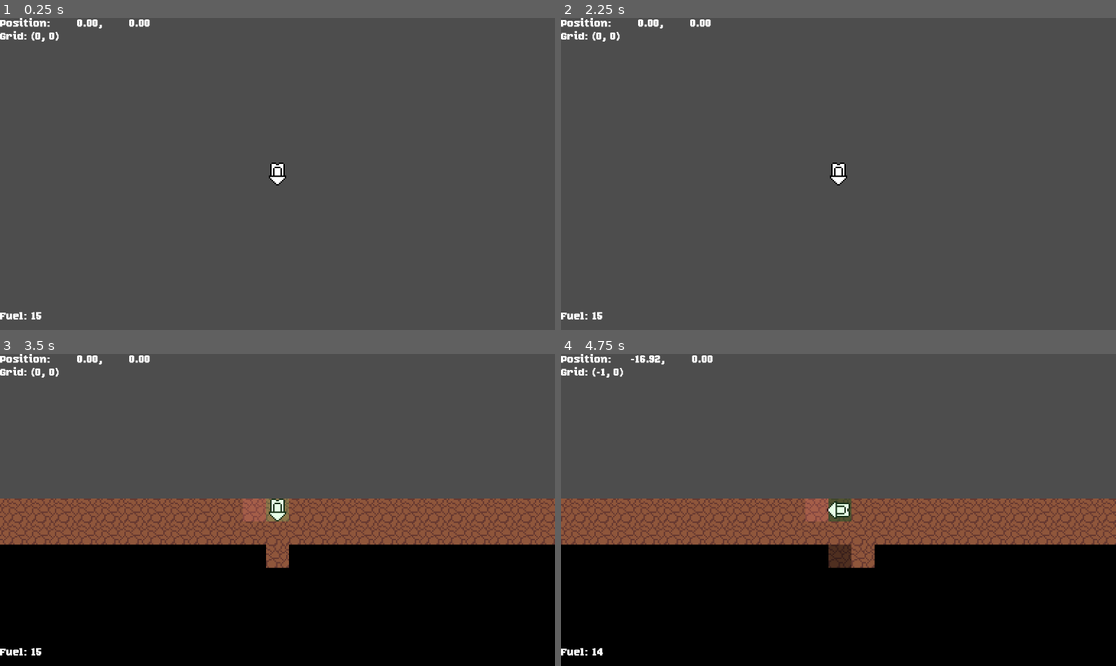
Above: before the commit, frames 1-4 (two rows, left to right).
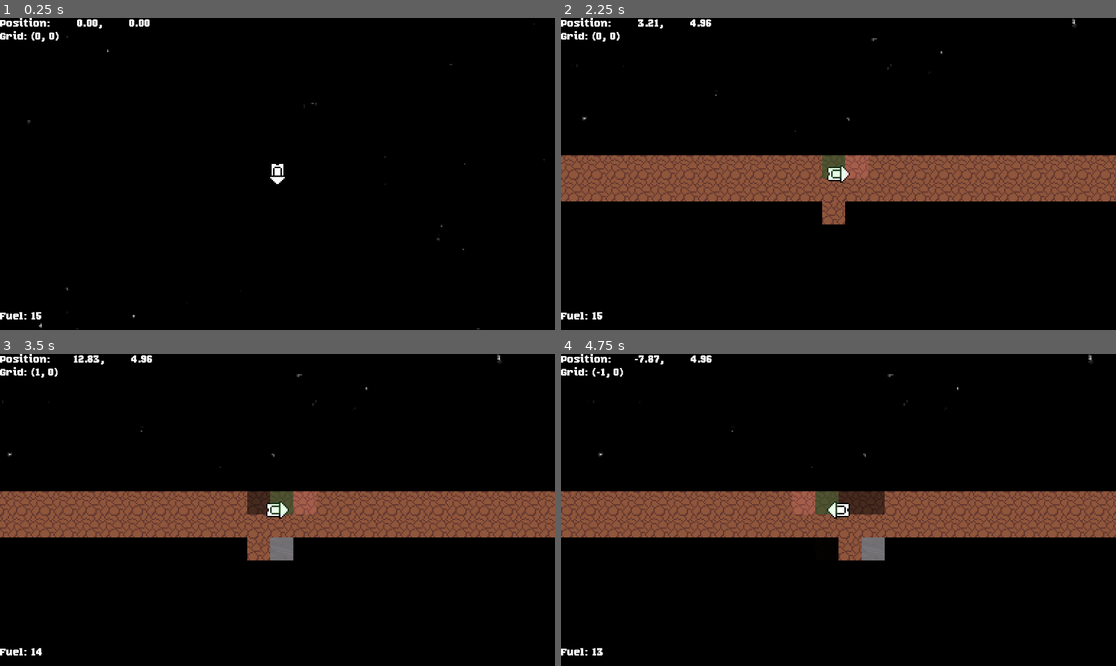
Above: after the commit, the same moments.

Repository: CoolGabrijel/excavator2
Game: Godot game, scene res://scenes/main.tscn
The game is run twice, just before and just after one commit, with the same random seed, the same clock (stepped at 60 frames per second) and the same inputs.
Inputs:
- Up to frame 1 (0.25 s): no input
- Up to frame 2 (2.25 s): tap Enter at 0.5 s; hold D (Right) 0.53-1.28 s; hold S (Down) 1.28-2.03 s; hold D (Right) from 2.03 s (still down)
- Up to frame 3 (3.5 s): release D (Right) at 2.78 s; hold W (Up) from 2.78 s (still down)
- Up to frame 4 (4.75 s): release W (Up) at 3.53 s; hold A (Left) from 3.53 s (still down)

The runs differ from the first frame. In frame 1, 99% of the frame differs, in the area x 0-100%, y 0-100%; in frame 2, 100%; in frame 3, 54%; in frame 4, 54%.

Commit message:
Improved Iron Gen and Intro

Diff:
--- a/components/player.tscn
+++ b/components/player.tscn
@@ -21,9 +21,12 @@
 
 [sub_resource type="ParticleProcessMaterial" id="ParticleProcessMaterial_5odhx"]
 particle_flag_disable_z = true
+emission_shape = 3
+emission_box_extents = Vector3(1, 0, 1)
 direction = Vector3(0, -1, 0)
+spread = 50.0
 initial_velocity_min = 10.0
-initial_velocity_max = 10.0
+initial_velocity_max = 13.0
 gravity = Vector3(0, 9.8, 0)
 color = Color(1, 1, 0, 1)
 color_ramp = SubResource("GradientTexture1D_0lm1f")
--- a/ores/Diamond.tres
+++ b/ores/Diamond.tres
@@ -9,7 +9,7 @@
 
 [sub_resource type="FastNoiseLite" id="FastNoiseLite_vnwuv"]
 noise_type = 0
-seed = 1890653277
+seed = 1555754379
 frequency = 0.4833
 
 [sub_resource type="NoiseTexture2D" id="NoiseTexture2D_22uan"]
--- a/ores/Emerald.tres
+++ b/ores/Emerald.tres
@@ -9,7 +9,7 @@
 
 [sub_resource type="FastNoiseLite" id="FastNoiseLite_ud7q6"]
 noise_type = 2
-seed = 2083851678
+seed = -1017824945
 frequency = 0.0457
 
 [sub_resource type="NoiseTexture2D" id="NoiseTexture2D_i7x3i"]
--- a/ores/Iron.tres
+++ b/ores/Iron.tres
@@ -8,7 +8,7 @@
 colors = PackedColorArray(1, 1, 1, 0, 1, 1, 1, 1)
 
 [sub_resource type="FastNoiseLite" id="FastNoiseLite_ud7q6"]
-seed = 499108835
+seed = -1659561121
 frequency = 0.1144
 
 [sub_resource type="NoiseTexture2D" id="NoiseTexture2D_mkvw7"]
@@ -19,8 +19,8 @@
 color_ramp = SubResource("Gradient_6s6ed")
 
 [sub_resource type="Gradient" id="Gradient_mkvw7"]
-offsets = PackedFloat32Array(0.0308642, 0.111111, 0.771605)
-colors = PackedColorArray(1, 1, 1, 0, 1, 1, 1, 1, 1, 1, 1, 0)
+offsets = PackedFloat32Array(0.0308642, 0.111111, 0.21764706, 0.68235296)
+colors = PackedColorArray(1, 1, 1, 0, 1, 1, 1, 1, 1, 1, 1, 0.9277623, 1, 1, 1, 0)
 
 [resource]
 script = ExtResource("3_huo8c")
--- a/project.godot
+++ b/project.godot
@@ -68,3 +68,4 @@
 textures/canvas_textures/default_texture_filter=0
 renderer/rendering_method="gl_compatibility"
 renderer/rendering_method.mobile="gl_compatibility"
+environment/defaults/default_clear_color=Color(0, 0, 0, 1)
--- a/scenes/world.tscn
+++ b/scenes/world.tscn
@@ -20,7 +20,25 @@
 Parameters = Array[ExtResource("2_k0juu")]([SubResource("Resource_qfnet")])
 metadata/_custom_type_script = "uid://bpwes786s8o8n"
 
+[sub_resource type="Gradient" id="Gradient_4mrxx"]
+offsets = PackedFloat32Array(0.9, 1)
+colors = PackedColorArray(1, 1, 1, 0, 1, 1, 1, 1)
+
+[sub_resource type="FastNoiseLite" id="FastNoiseLite_7r4gi"]
+noise_type = 5
+frequency = 0.1092
+
+[sub_resource type="NoiseTexture2D" id="NoiseTexture2D_w7kh3"]
+width = 1024
+height = 1024
+noise = SubResource("FastNoiseLite_7r4gi")
+color_ramp = SubResource("Gradient_4mrxx")
+
 [node name="World" type="Node2D"]
 script = ExtResource("1_rwgxs")
 world_gen_parameter = SubResource("Resource_4wyf3")
 ores = Array[ExtResource("5_7r4gi")]([ExtResource("6_w7kh3"), ExtResource("7_e3hyu"), ExtResource("8_q5onr")])
+
+[node name="Sprite2D" type="Sprite2D" parent="."]
+position = Vector2(0, -520)
+texture = SubResource("NoiseTexture2D_w7kh3")
--- a/scripts/player.gd
+++ b/scripts/player.gd
@@ -25,9 +25,10 @@
 	var intro_tween: Tween = create_tween()
 	intro_tween.set_ease(Tween.EASE_IN)
 	intro_tween.set_trans(Tween.TRANS_EXPO)
-	intro_tween.tween_property(gfx, "position", Vector2(0, -16), 3)
+	intro_tween.tween_property(gfx, "position", Vector2(0, -16), 1)
 	intro_tween.tween_property(gfx, "position", Vector2.ZERO, 0.75).set_ease(Tween.EASE_OUT)
 	intro_tween.finished.connect(func(): locked = false)
+	intro_tween.finished.connect(func(): WorldInstance.blocks[Vector2i.ZERO].mine(roll_fortune()))
 
 func _unhandled_key_input(event: InputEvent) -> void:
 	if event.is_action_pressed("CheatFuel"):
Not shown: 1 places in scenes/world.tscn that only renumber resources
